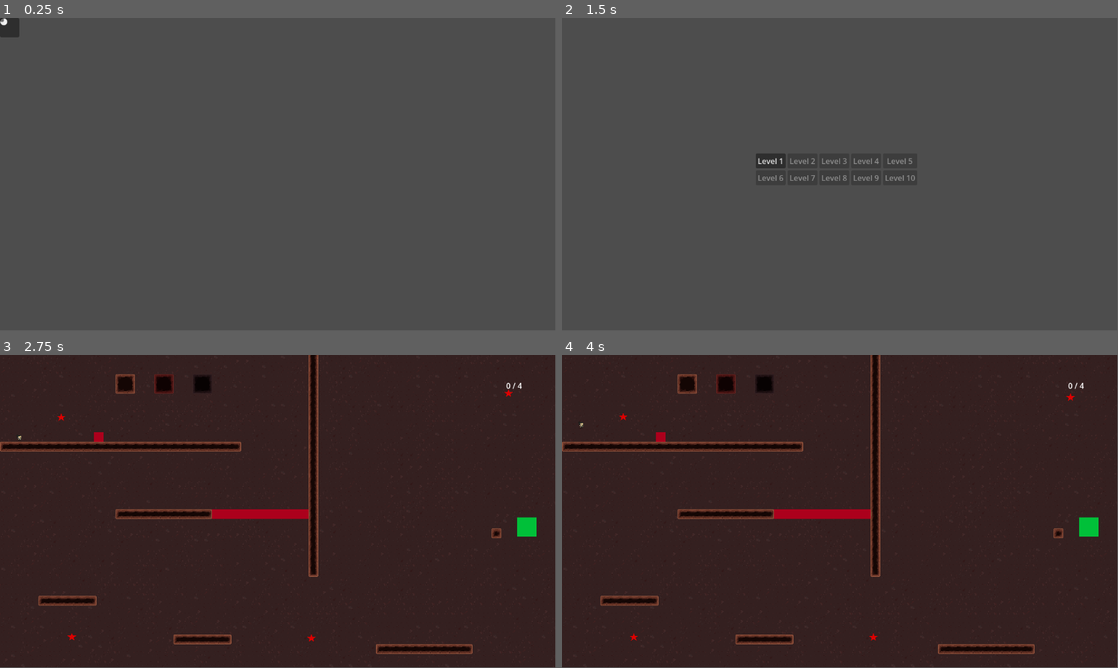
Above: before the commit, frames 1-4 (two rows, left to right).
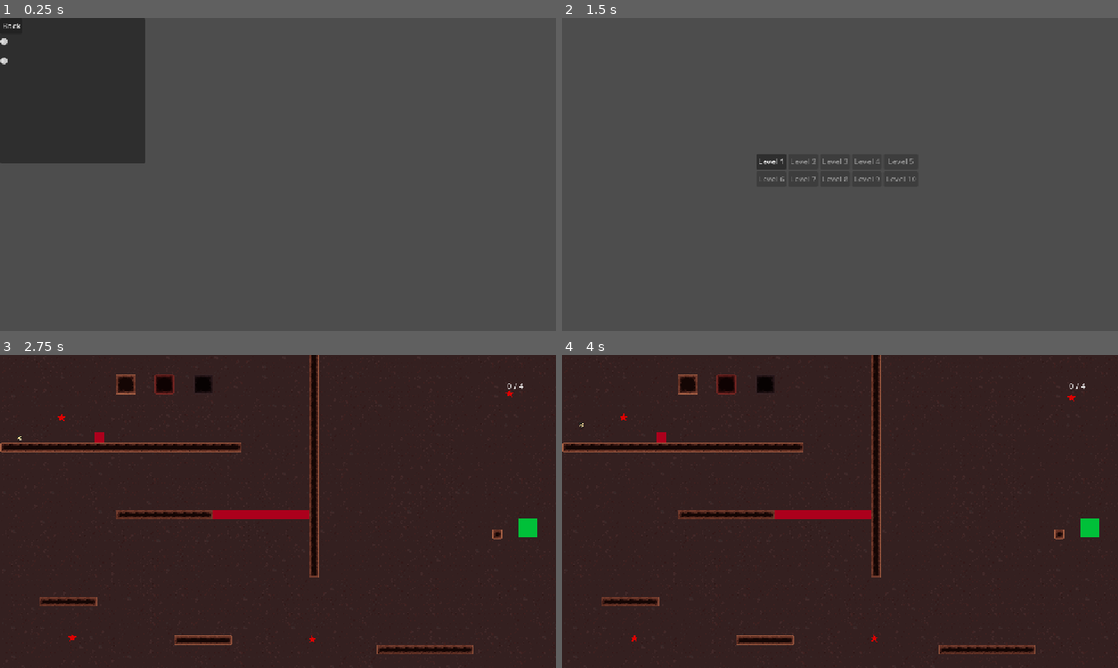
Above: after the commit, the same moments.

Repository: aiko7/grapple_game
Game: Godot game, scene res://settingsmenu.tscn
Same seed, same stepped clock (60 frames per second), same inputs: the game is played once before the commit and once after it. This scene is started directly instead of the project's main scene.
Inputs (mouse positions are in pixels of both pictures, inside the frame that each line leads up to; where the layout moved, square brackets give the same spot in the first picture):
- Up to frame 1 (0.25 s): no input
- Up to frame 2 (1.5 s): click (573, 24) [562, 21] at 0.5 s; move the mouse to (962, 158) at 1.27 s; hold D (ui_right) from 1.28 s (still down); tap L (open_level_selector) at 1.35 s; click (962, 158) at 1.42 s
- Up to frame 3 (2.75 s): tap W (ui_up) at 1.52 s; release D (ui_right) at 2 s; click "Level 1" at 2 s
- Up to frame 4 (4 s): tap Enter at 2.75 s; move the mouse to (728, 527) at 2.77 s; hold D (ui_right) 2.78-3.5 s; tap L (open_level_selector) at 2.85 s; tap W (ui_up) at 3.02 s; click "Level 1" at 3.5 s
In our replay, the window is 799x449 before the commit and 800x450 after it. These sizes can differ from the game's own. Grey fills any space a smaller window leaves; there, only what the larger window draws over its background counts as a difference.

The runs differ from the first frame. In frame 1, 12% of the frame differs, in the area x 0-27%, y 0-47%; in frame 2, 0.5%; in frame 3, 2.3%; in frame 4, 2.3%.

Commit message:
Fix star audio, settings menu, add fullscreen

Diff:
--- /dev/null
+++ b/Menus.tscn
@@ -0,0 +1,76 @@
+[gd_scene load_steps=3 format=3 uid="uid://dkk2cilj1ivi3"]
+
+[ext_resource type="Script" uid="uid://b7iapth3xih8j" path="res://scripts/pause_menu.gd" id="1_e8j80"]
+[ext_resource type="Script" uid="uid://cnb7qnlpljrot" path="res://scripts/settingsmenu.gd" id="2_c2spk"]
+
+[node name="Menus" type="CanvasLayer"]
+
+[node name="PauseMenu" type="Panel" parent="."]
+process_mode = 3
+clip_contents = true
+offset_right = 320.0
+offset_bottom = 320.0
+script = ExtResource("1_e8j80")
+metadata/_edit_use_anchors_ = true
+
+[node name="ResumeButton" type="Button" parent="PauseMenu"]
+layout_mode = 0
+offset_right = 8.0
+offset_bottom = 8.0
+text = "Resume "
+
+[node name="SettingsButton" type="Button" parent="PauseMenu"]
+layout_mode = 0
+offset_top = 40.0
+offset_right = 70.0
+offset_bottom = 71.0
+text = "Settings"
+
+[node name="LevelSelectorButton" type="Button" parent="PauseMenu"]
+layout_mode = 0
+offset_top = 80.0
+offset_right = 115.0
+offset_bottom = 111.0
+text = "Level Selector"
+
+[node name="QuitButton" type="Button" parent="PauseMenu"]
+layout_mode = 0
+offset_top = 120.0
+offset_right = 42.0
+offset_bottom = 151.0
+text = "Quit"
+
+[node name="SettingsMenu" type="Panel" parent="."]
+visible = false
+offset_right = 300.0
+offset_bottom = 300.0
+script = ExtResource("2_c2spk")
+metadata/_edit_use_anchors_ = true
+
+[node name="MasterVolumeSlider" type="HSlider" parent="SettingsMenu"]
+layout_mode = 0
+offset_left = 50.0
+offset_top = 140.0
+offset_right = 150.0
+offset_bottom = 156.0
+rotation = 4.71239
+min_value = -80.0
+max_value = 0.0
+value = -40.0
+tick_count = 1
+metadata/_edit_use_anchors_ = true
+
+[node name="MusicVolumeSlider" type="HSlider" parent="SettingsMenu"]
+layout_mode = 0
+offset_top = 80.0
+offset_right = 8.0
+offset_bottom = 96.0
+metadata/_edit_use_anchors_ = true
+
+[node name="BackButton" type="Button" parent="SettingsMenu"]
+layout_mode = 0
+offset_top = 120.0
+offset_right = 45.0
+offset_bottom = 151.0
+text = "Back"
+metadata/_edit_use_anchors_ = true
--- a/PauseMenu.tscn
+++ /dev/null
@@ -1,38 +0,0 @@
-[gd_scene load_steps=2 format=3 uid="uid://dkk2cilj1ivi3"]
-
-[ext_resource type="Script" uid="uid://b7iapth3xih8j" path="res://pause_menu.gd" id="1_nov15"]
-
-[node name="PauseMenu" type="CanvasLayer"]
-script = ExtResource("1_nov15")
-
-[node name="Panel" type="Panel" parent="."]
-clip_contents = true
-offset_right = 320.0
-offset_bottom = 320.0
-
-[node name="ResumeButton" type="Button" parent="Panel"]
-layout_mode = 0
-offset_right = 8.0
-offset_bottom = 8.0
-text = "Resume "
-
-[node name="SettingsButton" type="Button" parent="Panel"]
-layout_mode = 0
-offset_top = 40.0
-offset_right = 70.0
-offset_bottom = 71.0
-text = "Settings"
-
-[node name="LevelSelectorButton" type="Button" parent="Panel"]
-layout_mode = 0
-offset_top = 80.0
-offset_right = 115.0
-offset_bottom = 111.0
-text = "Level Selector"
-
-[node name="QuitButton" type="Button" parent="Panel"]
-layout_mode = 0
-offset_top = 120.0
-offset_right = 42.0
-offset_bottom = 151.0
-text = "Quit"
--- a/info_page.tscn
+++ /dev/null
@@ -1,3 +0,0 @@
-[gd_scene format=3 uid="uid://c8ov5s7saulek"]
-
-[node name="InfoPage" type="Node2D"]
--- a/project.godot
+++ b/project.godot
@@ -19,6 +19,11 @@
 
 ProgressManager="*res://scripts/progress_manager.gd"
 GameManager="*res://GameManager.tscn"
+
+[display]
+
+window/size/mode=3
+window/stretch/mode="canvas_items"
 
 [dotnet]
 
--- a/scripts/GameManager.gd
+++ b/scripts/GameManager.gd
@@ -4,13 +4,22 @@
 var total_stars_in_level = 0
 var ui_manager: UIManager
 
-var pause_menu_scene = preload("res://PauseMenu.tscn")
+var pause_menu_scene = preload("res://Menus.tscn")
 var pause_menu
+var pause_panel
 
+var settings_panel
 func _ready():
+
 	pause_menu = pause_menu_scene.instantiate()
 	add_child(pause_menu)
-	pause_menu.hide()
+	pause_panel = pause_menu.get_node("PauseMenu")
+	settings_panel = pause_menu.get_node("SettingsMenu")
+
+	settings_panel.hide()
+	pause_panel.hide()
+
+
 
 func start_level():
 	if not ui_manager:
@@ -46,9 +55,16 @@
 
 	if Input.is_action_just_pressed("open_pause_menu"):
 
-		if get_tree().paused:
+
+		if settings_panel.visible:
+			settings_panel.hide()
+			pause_panel.hide()
 			get_tree().paused = false
-			pause_menu.hide()
+
+		elif get_tree().paused:
+			get_tree().paused = false
+			pause_panel.hide()
+
 		else:
 			get_tree().paused = true
-			pause_menu.show()
+			pause_panel.show()
--- a/scripts/Star.gd
+++ b/scripts/Star.gd
@@ -6,6 +6,8 @@
 
 @onready var sprite = $Sprite2D  # or whatever your star visual node is
 @onready var collision = $CollisionShape2D
+@onready var sfx_player = $AudioStreamPlayer
+
 
 # Optional: Add some visual flair
 var bob_speed = 2.0
@@ -33,16 +35,15 @@
 func _on_body_entered(body):
 	if body.name == "Player" or body.is_in_group("player"):
 		collect_star()
-		$AudioStreamPlayer.play()
 
 func collect_star():
-	# Tell the game manager we collected a star
 	GameManager.collect_star()
 
-	# Optional: Play collection sound/animation
-	# AudioManager.play_sound("star_collect")
+	# Detach SFX so it continues playing after node is freed
+	var sfx = sfx_player.duplicate()
+	get_parent().add_child(sfx)
+	sfx.play()
+
+	queue_free()  # Now safe to remove star
 
 	# Optional: Simple scale-up animation before disappearing
-	var tween = create_tween()
-	tween.tween_property(self, "scale", Vector2(1.5, 1.5), 0.1)
-	tween.tween_callback(queue_free)
--- a/pause_menu.gd
+++ b/scripts/pause_menu.gd
@@ -1,9 +1,10 @@
-extends CanvasLayer
+extends Panel
 
-@onready var resume_button = $Panel/ResumeButton
-@onready var settings_button = $Panel/SettingsButton
-@onready var level_selector_button = $Panel/LevelSelectorButton
-@onready var quit_button = $Panel/QuitButton
+@onready var resume_button = $ResumeButton
+@onready var settings_button = $SettingsButton
+@onready var level_selector_button = $LevelSelectorButton
+@onready var quit_button = $QuitButton
+
 func _ready():
 	resume_button.pressed.connect(_on_resume_pressed)
 	settings_button.pressed.connect(_on_settings_pressed)
@@ -12,15 +13,19 @@
 
 func _on_resume_pressed():
 	get_tree().paused = false
-	visible = false
+	hide()
+
 
 func _on_settings_pressed():
 	# Option A: change scene
 	# get_tree().change_scene_to_file("res://scenes/SettingsMenu.tscn")
 	#
 	# Option B: show a hidden settings menu already in scene
-	get_tree().change_scene_to_file("res://settingsmenu.tscn")
-	_on_resume_pressed()
+	hide()
+	get_parent().get_node("SettingsMenu").show()
+
+	#get_tree().change_scene_to_file("res://settingsmenu.tscn")
+	#_on_resume_pressed()
 
 
 func _on_level_selector_pressed():
--- /dev/null
+++ b/scripts/settingsmenu.gd
@@ -0,0 +1,25 @@
+extends Panel
+
+@onready var master_slider = $MasterVolumeSlider
+@onready var music_slider = $MusicVolumeSlider
+@onready var back_button = $BackButton
+
+func _ready():
+
+	master_slider.value_changed.connect(_on_master_volume_changed)
+	music_slider.value_changed.connect(_on_music_volume_changed)
+	back_button.pressed.connect(_on_back_pressed)
+
+	AudioServer.set_bus_volume_db(AudioServer.get_bus_index("Master"),master_slider.value)
+	AudioServer.set_bus_volume_db(AudioServer.get_bus_index("Music"), music_slider.value)
+
+func _on_master_volume_changed(value):
+	AudioServer.set_bus_volume_db(AudioServer.get_bus_index("Master"),value)
+
+func _on_music_volume_changed(value):
+	AudioServer.set_bus_volume_db(AudioServer.get_bus_index("Music"), value)
+
+
+func _on_back_pressed():
+	hide()
+	get_parent().get_node("PauseMenu").show()
--- a/settingsmenu.gd
+++ /dev/null
@@ -1,24 +0,0 @@
-extends CanvasLayer
-
-@onready var master_slider = $Panel/MasterVolumeSlider
-@onready var music_slider = $Panel/MusicVolumeSlider
-@onready var back_button = $Panel/BackButton
-
-func _ready():
-	master_slider.value = AudioServer.get_bus_volume_db(AudioServer.get_bus_index("Master"))
-	music_slider.value = AudioServer.get_bus_volume_db(AudioServer.get_bus_index("Music"))
-
-	master_slider.value_changed.connect(_on_master_volume_changed)
-	music_slider.value_changed.connect(_on_music_volume_changed)
-	back_button.pressed.connect(_on_back_pressed)
-
-func _on_master_volume_changed(value):
-	AudioServer.set_bus_volume_db(AudioServer.get_bus_index("Master"), value)
-
-func _on_music_volume_changed(value):
-	AudioServer.set_bus_volume_db(AudioServer.get_bus_index("Music"), value)
-
-
-func _on_back_pressed():
-	hide()
-	# Show pause menu again
--- a/settingsmenu.tscn
+++ b/settingsmenu.tscn
@@ -1,29 +1,32 @@
-[gd_scene load_steps=2 format=3 uid="uid://djxcmhfmc6klh"]
+[gd_scene load_steps=2 format=3 uid="uid://c3siji8qkef1e"]
 
-[ext_resource type="Script" uid="uid://cnb7qnlpljrot" path="res://settingsmenu.gd" id="1_3pscl"]
+[ext_resource type="Script" uid="uid://cnb7qnlpljrot" path="res://scripts/settingsmenu.gd" id="1_3pscl"]
 
 [node name="settingsmenu" type="CanvasLayer"]
 script = ExtResource("1_3pscl")
 
 [node name="Panel" type="Panel" parent="."]
-offset_right = 40.0
-offset_bottom = 40.0
+offset_right = 300.0
+offset_bottom = 300.0
 metadata/_edit_use_anchors_ = true
 
 [node name="MasterVolumeSlider" type="HSlider" parent="Panel"]
 layout_mode = 0
+offset_top = 40.0
 offset_right = 8.0
-offset_bottom = 16.0
+offset_bottom = 56.0
 metadata/_edit_use_anchors_ = true
 
 [node name="MusicVolumeSlider" type="HSlider" parent="Panel"]
 layout_mode = 0
+offset_top = 80.0
 offset_right = 8.0
-offset_bottom = 16.0
+offset_bottom = 96.0
 metadata/_edit_use_anchors_ = true
 
 [node name="BackButton" type="Button" parent="Panel"]
 layout_mode = 0
-offset_right = 8.0
-offset_bottom = 8.0
+offset_right = 45.0
+offset_bottom = 31.0
+text = "Back"
 metadata/_edit_use_anchors_ = true
Renamed: pause_menu.gd.uid -> scripts/pause_menu.gd.uid
Renamed: settingsmenu.gd.uid -> scripts/settingsmenu.gd.uid
